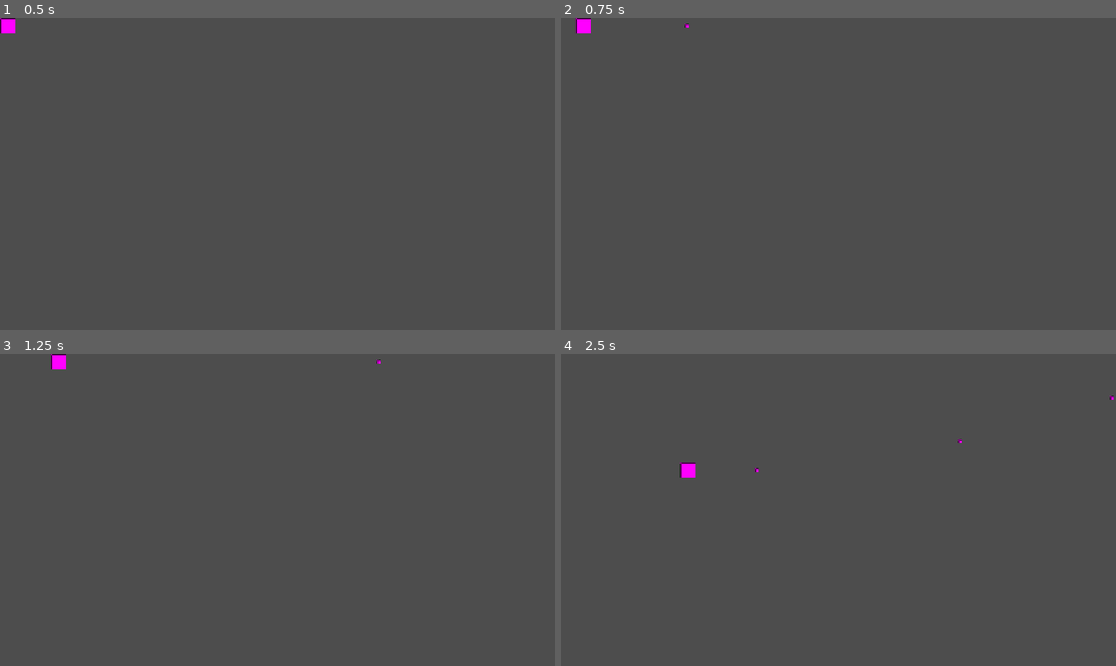
Above: before the commit, frames 1-4 (two rows, left to right).
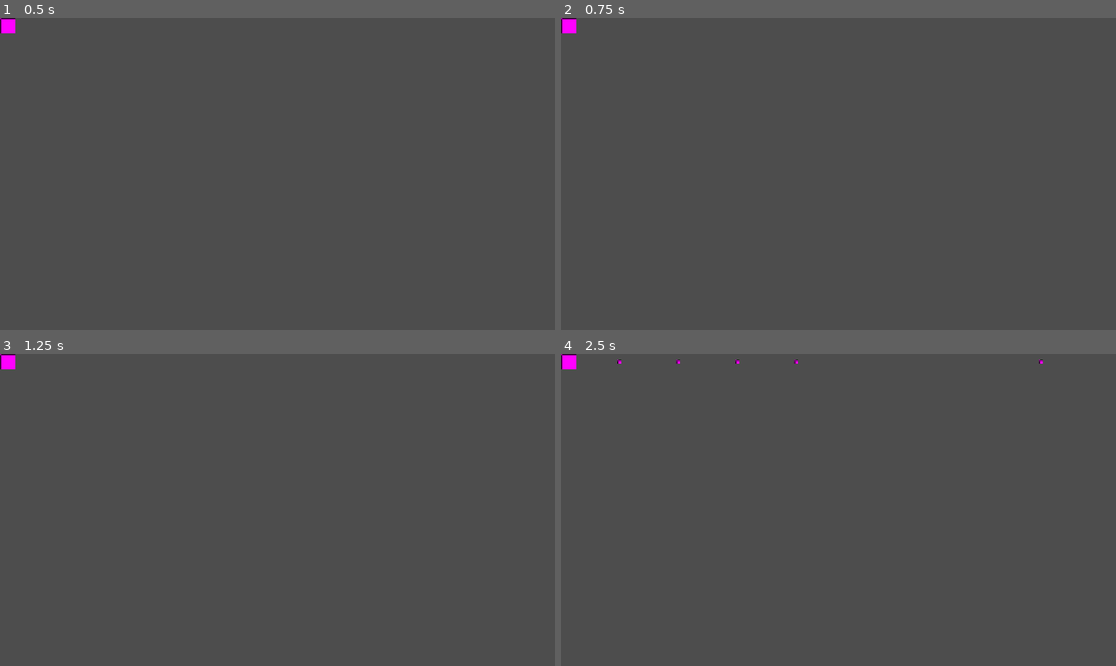
Above: after the commit, the same moments.

Repository: wfeboSKL/tales-for-the-asleep
Game: Godot game, scene res://scenes/player.tscn
The game is run twice, just before and just after one commit, with the same random seed, the same clock (stepped at 60 frames per second) and the same inputs.
Inputs:
- Up to frame 1 (0.5 s): no input
- Up to frame 2 (0.75 s): tap Enter (ui_accept) at 0.5 s; hold Right (ui_right) from 0.53 s (still down); hold Space (ui_select) from 0.53 s (still down)
- Up to frame 3 (1.25 s): keep holding Right (ui_right); keep holding Space (ui_select); tap Enter (ui_accept) at 0.77, 1.07 s; tap Shift (focus, bound only after the commit) at 0.8 s
- Up to frame 4 (2.5 s): release Right (ui_right) at 1.28 s; release Space (ui_select) at 1.28 s; hold Down (ui_down) 1.28-2.03 s; tap Shift (focus, bound only after the commit) at 1.35 s; tap Enter (ui_accept) at 1.52, 1.82, 2.3 s; tap K (shoot, bound only after the commit) at 1.55 s; hold Right (ui_right) from 2.03 s (still down); hold K (shoot, bound only after the commit) from 2.03 s (still down)

Frame 1 is identical in both runs. In frame 2, 0.3% of the frame differs, in the area x 0-24%, y 0-5%; in frame 3, 0.3%; in frame 4, 0.4%, in the area x 0-100%, y 0-40%.

Commit message:
rate de balas

Diff:
--- a/project.godot
+++ b/project.godot
@@ -15,6 +15,39 @@
 config/features=PackedStringArray("4.6", "GL Compatibility")
 config/icon="res://icon.svg"
 
+[input]
+
+move_left={
+"deadzone": 0.2,
+"events": [Object(InputEventKey,"resource_local_to_scene":false,"resource_name":"","device":-1,"window_id":0,"alt_pressed":false,"shift_pressed":false,"ctrl_pressed":false,"meta_pressed":false,"pressed":false,"keycode":0,"physical_keycode":65,"key_label":0,"unicode":65,"location":0,"echo":false,"script":null)
+]
+}
+move_right={
+"deadzone": 0.2,
+"events": [Object(InputEventKey,"resource_local_to_scene":false,"resource_name":"","device":-1,"window_id":0,"alt_pressed":false,"shift_pressed":false,"ctrl_pressed":false,"meta_pressed":false,"pressed":false,"keycode":0,"physical_keycode":68,"key_label":0,"unicode":100,"location":0,"echo":false,"script":null)
+]
+}
+move_up={
+"deadzone": 0.2,
+"events": [Object(InputEventKey,"resource_local_to_scene":false,"resource_name":"","device":-1,"window_id":0,"alt_pressed":false,"shift_pressed":false,"ctrl_pressed":false,"meta_pressed":false,"pressed":false,"keycode":0,"physical_keycode":87,"key_label":0,"unicode":119,"location":0,"echo":false,"script":null)
+]
+}
+move_down={
+"deadzone": 0.2,
+"events": [Object(InputEventKey,"resource_local_to_scene":false,"resource_name":"","device":-1,"window_id":0,"alt_pressed":false,"shift_pressed":false,"ctrl_pressed":false,"meta_pressed":false,"pressed":false,"keycode":0,"physical_keycode":83,"key_label":0,"unicode":115,"location":0,"echo":false,"script":null)
+]
+}
+shoot={
+"deadzone": 0.2,
+"events": [Object(InputEventKey,"resource_local_to_scene":false,"resource_name":"","device":-1,"window_id":0,"alt_pressed":false,"shift_pressed":false,"ctrl_pressed":false,"meta_pressed":false,"pressed":false,"keycode":0,"physical_keycode":75,"key_label":0,"unicode":107,"location":0,"echo":false,"script":null)
+]
+}
+focus={
+"deadzone": 0.2,
+"events": [Object(InputEventKey,"resource_local_to_scene":false,"resource_name":"","device":-1,"window_id":0,"alt_pressed":false,"shift_pressed":false,"ctrl_pressed":false,"meta_pressed":false,"pressed":false,"keycode":0,"physical_keycode":4194325,"key_label":0,"unicode":0,"location":0,"echo":false,"script":null)
+]
+}
+
 [physics]
 
 3d/physics_engine="Jolt Physics"
--- a/scenes/player.gd
+++ b/scenes/player.gd
@@ -3,16 +3,19 @@
 const SPEED = 300.0
 const SPEED_FOCUSED = 150.0
 var is_focused = false
+var shoot_cooldown = 0.0
 func _physics_process(delta: float) -> void:
-	is_focused = Input.is_action_pressed("ui_select")
+	is_focused = Input.is_action_pressed("focus")
 	var speed = SPEED_FOCUSED if is_focused else SPEED
-	var direction = Input.get_vector("ui_left","ui_right","ui_up","ui_down")
+	var direction = Input.get_vector("move_left","move_right","move_up","move_down")
 	velocity = direction*speed
 	move_and_slide()
 	var screen = get_viewport_rect().size
 	position.x = clamp(position.x,16,screen.x-16)
 	position.y = clamp(position.y,16,screen.y-16)
-	if Input.is_action_just_pressed("ui_accept"):
+	shoot_cooldown -= delta
+	if Input.is_action_pressed("shoot") and shoot_cooldown <= 0:
 		var bullet = BULLET.instantiate()
 		bullet.position = position
 		get_parent().add_child(bullet)
+		shoot_cooldown = 0.1
